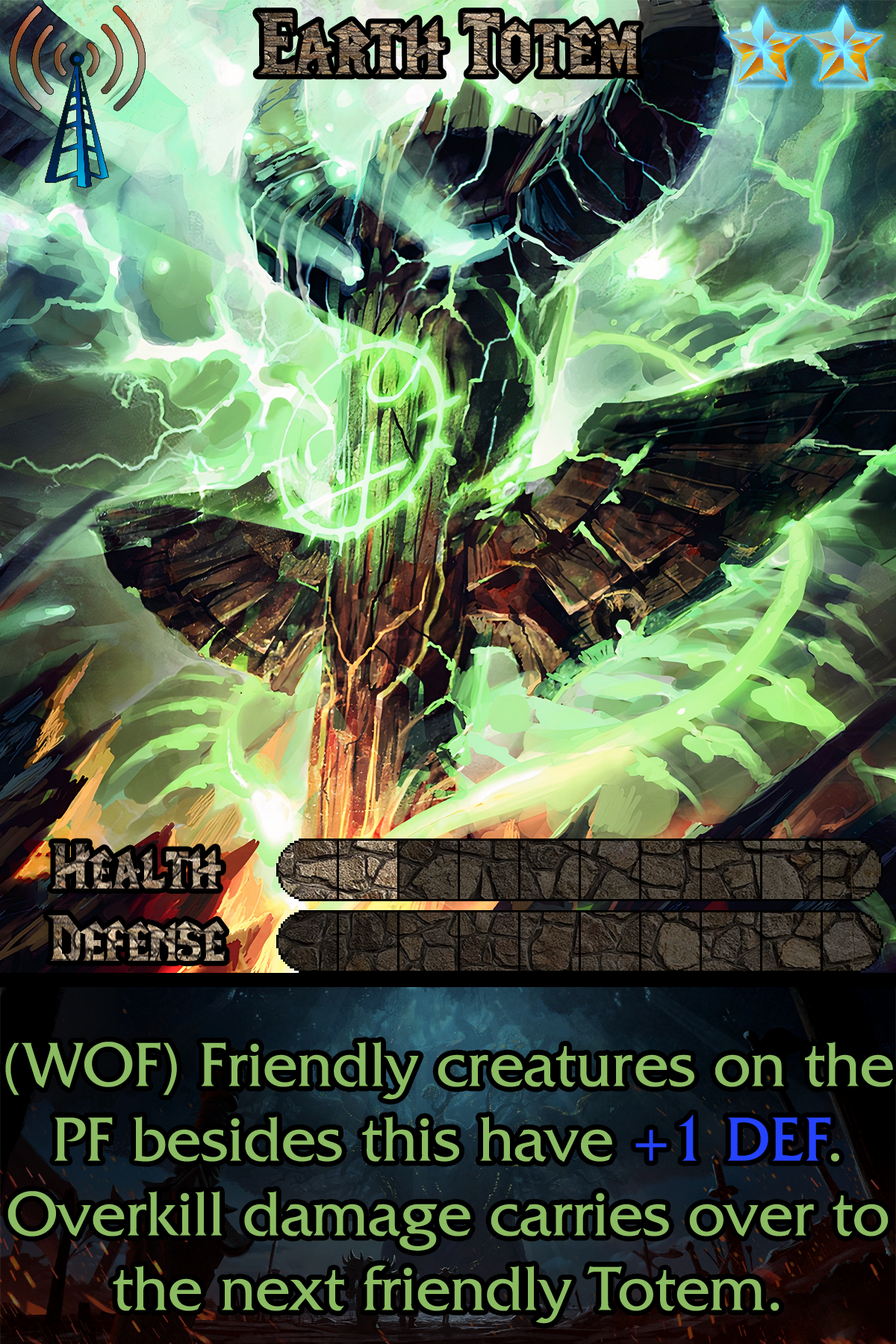
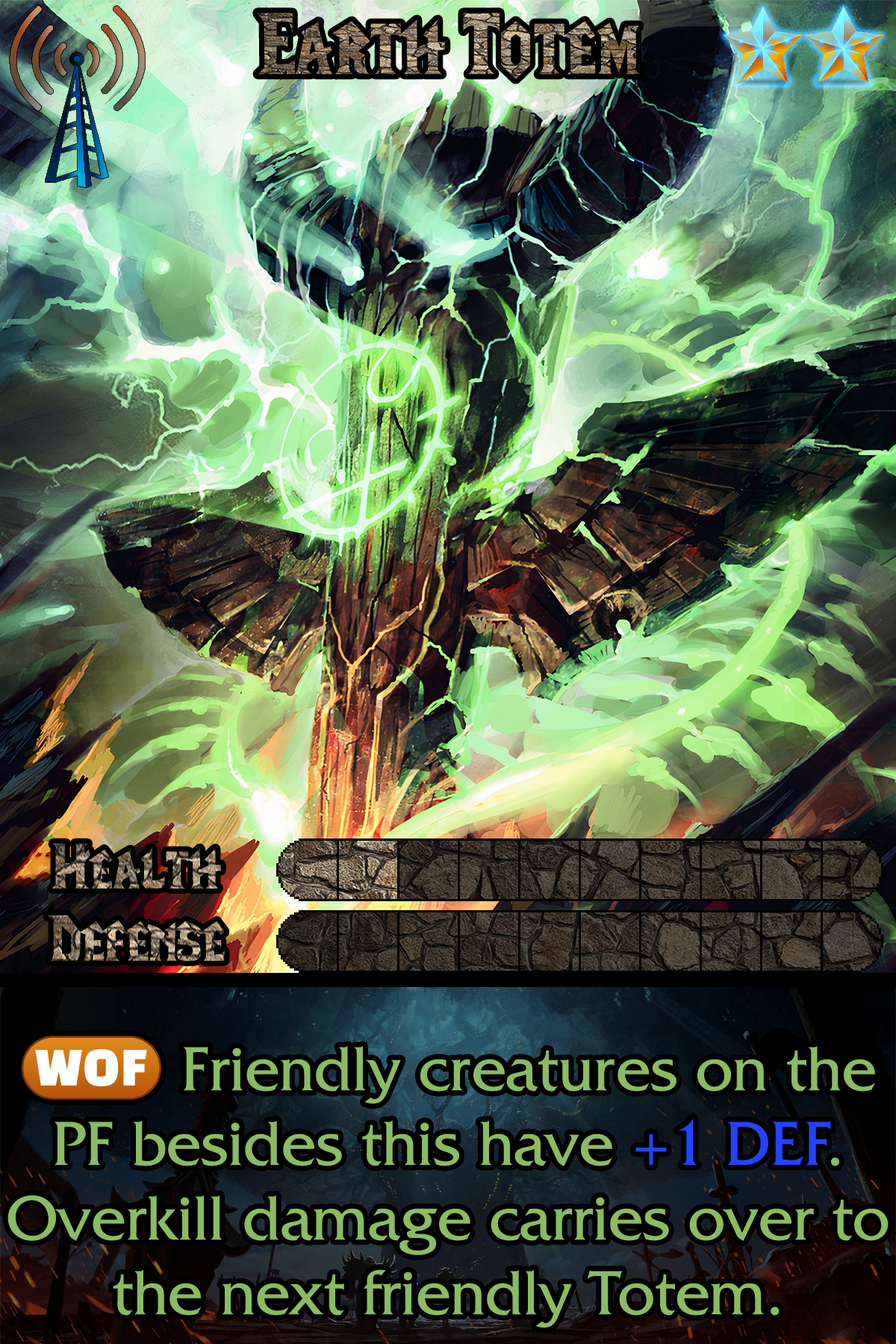
Revision of a layered 896px x 1344px image; what changed, layer by layer:
painted on "Ability" over [5, 1035, 893, 1328]
